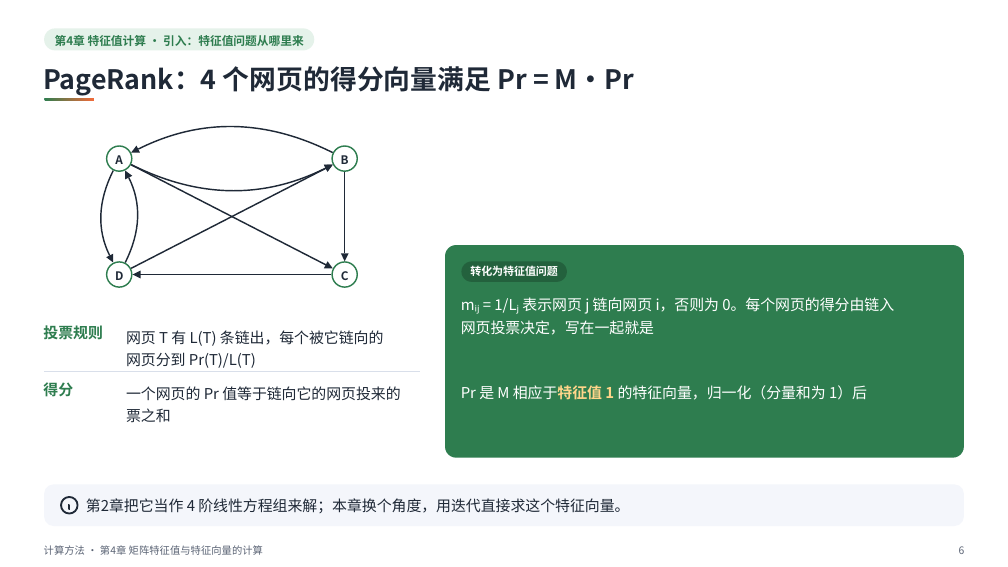
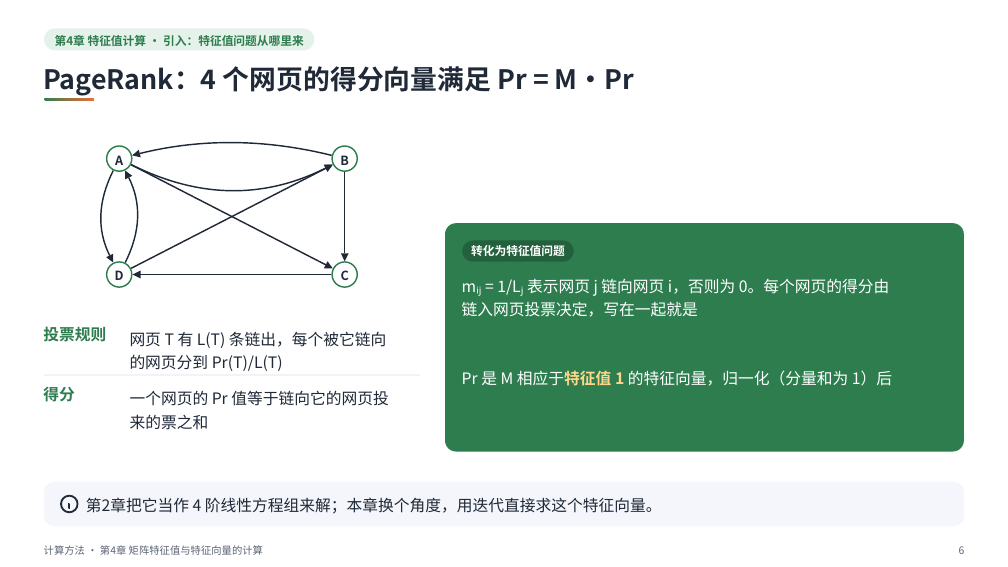
Before and after one commit to sweetcornna/JLU-remake, a slide deck: slide 6 of 大二下/计算方法（by陈广广）/重制版PPT/第4章 矩阵特征值与特征向量的计算（重制版）.pptx. Drawn at 1008x567 pixels with LibreOffice and Linux fonts; fonts in the diff are those of the drawing. Boxes give left, top, right and bottom in pixels: in the first picture for what was removed or moved away, otherwise in the second. Text is boxed around its words. In the diff, an @@ line names an element or a change of style, - is before the commit and + after.

```diff
--- a/大二下/计算方法（by陈广广）/重制版PPT/第4章 矩阵特征值与特征向量的计算（重制版）.pptx
+++ b/大二下/计算方法（by陈广广）/重制版PPT/第4章 矩阵特征值与特征向量的计算（重制版）.pptx
@@ freeform shape resized from (x1=138, y1=118, x2=333, y2=153) to (x1=140, y1=138, x2=332, y2=156) @@
@@ freeform shape moved from (x1=132, y1=146, x2=141, y2=153) to (x1=132, y1=150, x2=141, y2=157) @@
@@ rounded rectangle at (x1=445, y1=223, x2=964, y2=451): proportions changed @@
@@ rounded rectangle resized from (x1=445, y1=245, x2=964, y2=457) to (x1=445, y1=223, x2=964, y2=451) @@
@@ text "D" at (x1=115, y1=270, x2=124, y2=280): size 11.2 to 12 pt @@
@@ rounded rectangle resized from (x1=461, y1=262, x2=567, y2=282) to (x1=463, y1=240, x2=574, y2=262) @@
@@ text "转化为特征值问题" moved from (x1=470, y1=265, x2=558, y2=276) to (x1=471, y1=245, x2=565, y2=256) @@
@@ text "转化为特征值问题" at (x1=471, y1=245, x2=565, y2=256): size 10.5 to 11.2 pt @@
@@ text at (x1=462, y1=278, x2=889, y2=317): text changed; size 14.2 to 15 pt @@
-mᵢⱼ = 1/Lⱼ 表示网页 j 链向网页 i，否则为 0。每个网页的得分由链入
-网页投票决定，写在一起就是
+mᵢⱼ = 1/Lⱼ 表示网页 j 链向网页 i，否则为 0。每个网页的得分由
+链入网页投票决定，写在一起就是
@@ text at (x1=130, y1=331, x2=386, y2=371): text changed; size 14.2 to 15 pt @@
-网页 T 有 L(T) 条链出，每个被它链向的
-网页分到 Pr(T)/L(T)
+网页 T 有 L(T) 条链出，每个被它链向
+的网页分到 Pr(T)/L(T)
@@ rectangle moved from (x1=44, y1=371, x2=420, y2=372) to (x1=44, y1=375, x2=420, y2=376) @@
@@ size 14.2 to 15 pt in 4 elements at (x1=43, y1=326, x2=106, y2=342), (x1=43, y1=387, x2=74, y2=402), (x1=86, y1=497, x2=662, y2=514), (x1=462, y1=370, x2=892, y2=386) @@
@@ text "Pr 是 M 相应于特征值 1 ..." moved from (x1=461, y1=385, x2=867, y2=400) to (x1=462, y1=370, x2=892, y2=386) @@
@@ text at (x1=130, y1=390, x2=388, y2=430): text changed; size 14.2 to 15 pt @@
-一个网页的 Pr 值等于链向它的网页投来的
-票之和
+一个网页的 Pr 值等于链向它的网页投
+来的票之和
@@ rounded rectangle at (x1=44, y1=482, x2=964, y2=526): proportions changed @@
@@ freeform shape at (x1=61, y1=496, x2=78, y2=513): outline redrawn @@
```
Also in this commit, not shown: 36 other slides changed, 21 other files.
